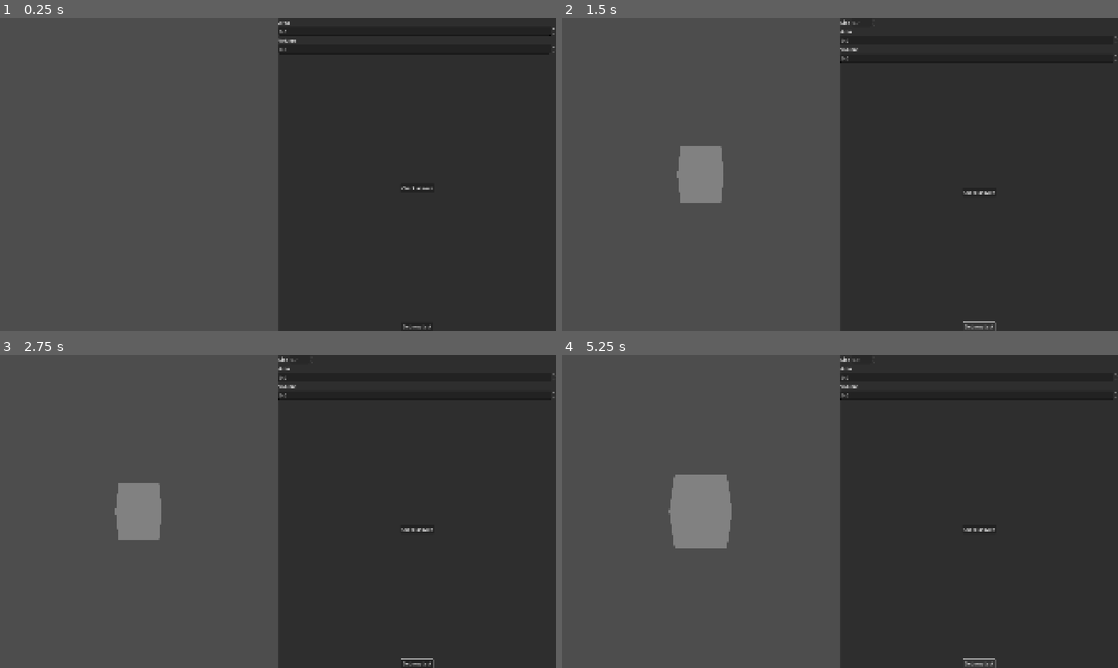
Above: before the commit, frames 1-4 (two rows, left to right).
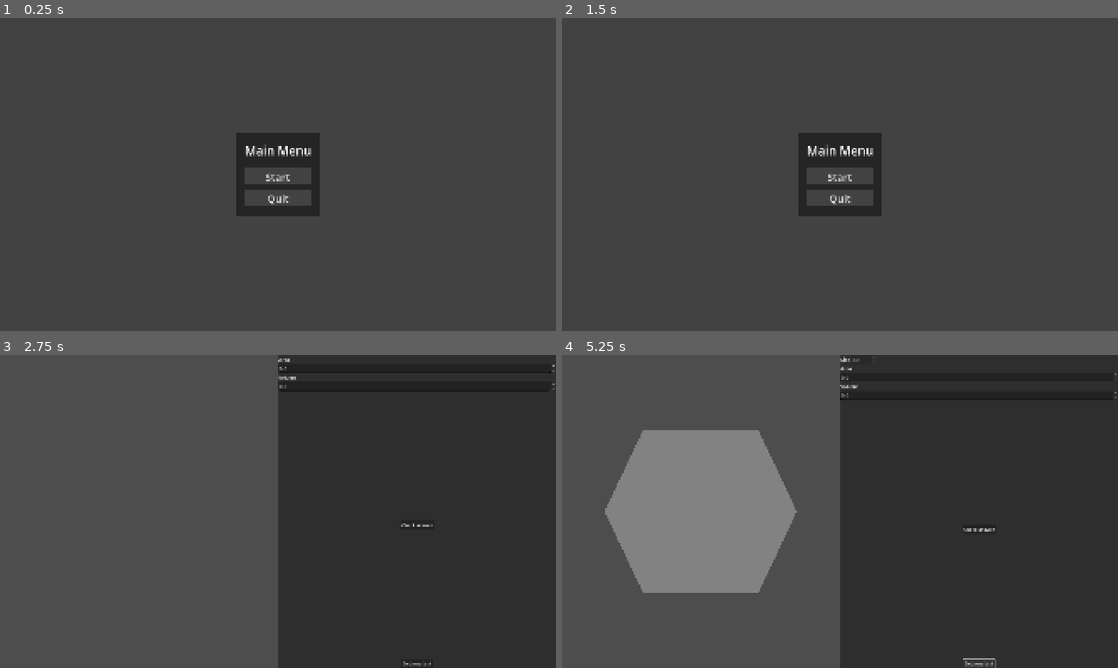
Above: after the commit, the same moments.

Repository: Paraross/geo-app
Game: Godot game, scene res://scenes/main.tscn
Two runs of this game, one before a commit and one after it. Both use one fixed random seed, a clock stepped at 60 frames per second and the inputs below.
Inputs (mouse positions are in pixels of both pictures, inside the frame that each line leads up to):
- Up to frame 1 (0.25 s): no input
- Up to frame 2 (1.5 s): click "Get new task" at 0.5 s; click "Get new task" at 1.25 s
- Up to frame 3 (2.75 s): click (278, 514) at 2 s, where only the run after the commit has a clickable "Start"
- Up to frame 4 (5.25 s): click "Check answer" at 2.75 s; click "Check answer" at 3.5 s; click "Check answer" at 4.25 s; click "Get new task" at 5 s

The runs differ from the first frame. In frame 1, 5.0% of the frame differs, in the area x 42-100%, y 1-100%; in frame 2, 5.9%; in frame 3, 1.7%; in frame 4, 12%, in the area x 7-53%, y 1-76%.

Commit message:
Add transition from main menu to task view on button press

Diff:
--- a/scenes/main.tscn
+++ b/scenes/main.tscn
@@ -72,8 +72,15 @@
 size_flags_vertical = 10
 text = "Get new task"
 
+[node name="MainMenuBackground" type="ColorRect" parent="."]
+anchors_preset = 15
+anchor_right = 1.0
+anchor_bottom = 1.0
+grow_horizontal = 2
+grow_vertical = 2
+color = Color(0.26002115, 0.26002115, 0.26002115, 1)
+
 [node name="MainMenu" type="CenterContainer" parent="."]
-visible = false
 anchors_preset = 15
 anchor_right = 1.0
 anchor_bottom = 1.0
@@ -123,4 +130,5 @@
 
 [connection signal="pressed" from="TaskView/PanelContainer/VBoxContainer/CheckAnswerButton" to="." method="_on_check_answer_button_pressed"]
 [connection signal="pressed" from="TaskView/PanelContainer/VBoxContainer/NewTaskButton" to="." method="_on_button_pressed"]
+[connection signal="pressed" from="MainMenu/PanelContainer/VBoxContainer/StartButton" to="." method="_on_start_button_pressed"]
 [connection signal="pressed" from="MainMenu/PanelContainer/VBoxContainer/QuitButton" to="MainMenu/PanelContainer/VBoxContainer/QuitButton" method="_on_pressed"]
--- a/scripts/main.gd
+++ b/scripts/main.gd
@@ -10,6 +10,9 @@
 
 @onready var check_answer_button: Button = $TaskView/PanelContainer/VBoxContainer/CheckAnswerButton
 @onready var new_task_button: Button = $TaskView/PanelContainer/VBoxContainer/NewTaskButton
+
+@onready var main_menu_background: ColorRect = $MainMenuBackground
+@onready var main_menu: CenterContainer = $MainMenu
 
 func _on_button_pressed() -> void:
 	shape_world.spawn_new_task()
@@ -65,3 +68,8 @@
 func _notification(what: int) -> void:
 	if what == NOTIFICATION_WM_CLOSE_REQUEST:
 		get_tree().quit()
+
+
+func _on_start_button_pressed() -> void:
+	main_menu.visible = false
+	main_menu_background.visible = false
